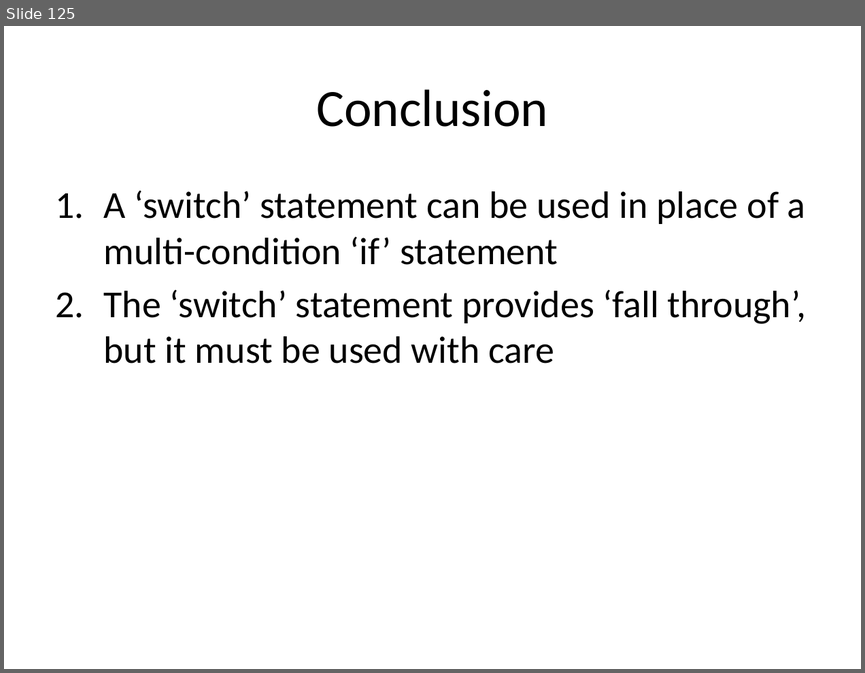
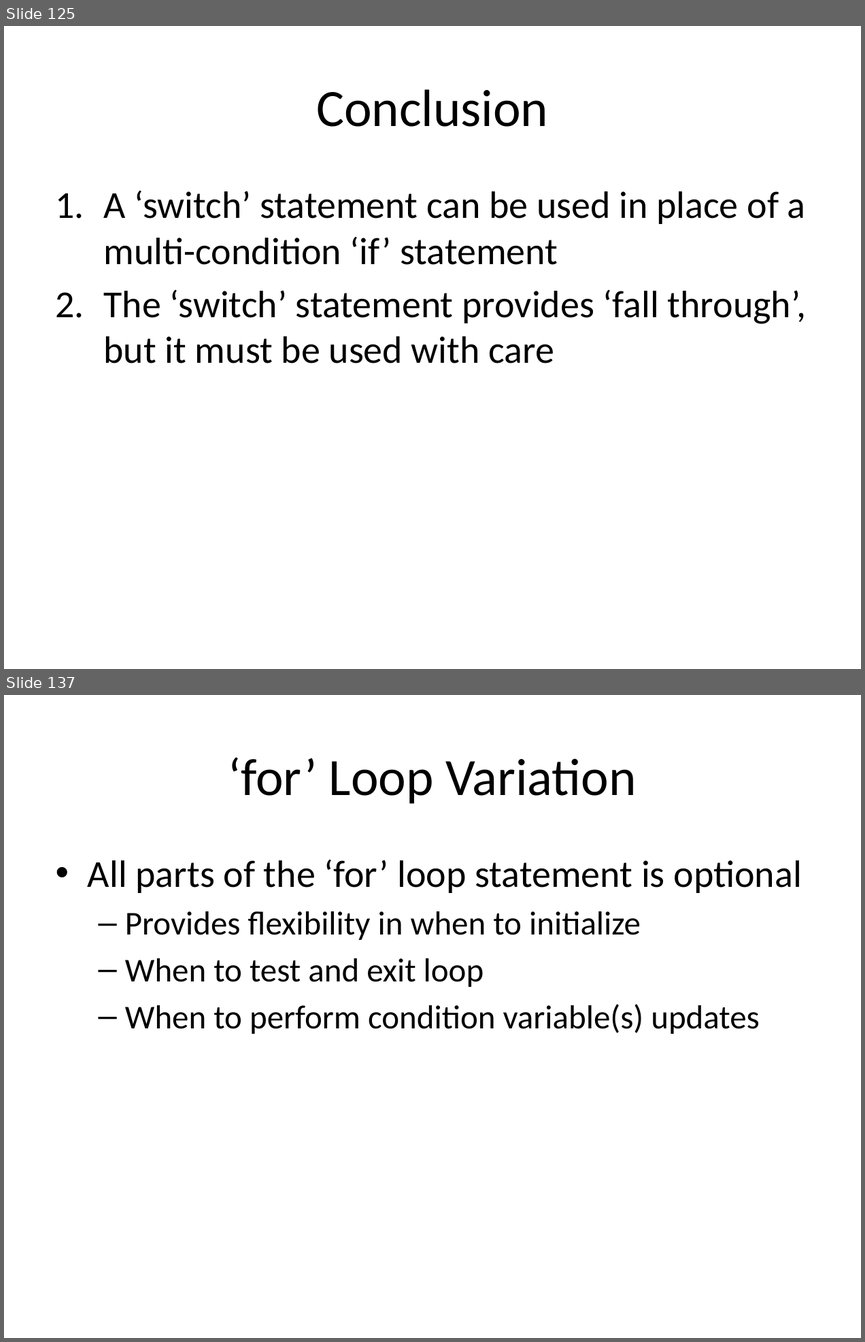
Before and after one commit to xiliax/web-programming-fundamentals, a slide deck: docs/learn-computer-programming.pptx. Shown one above the other, each under a label of ours: slide 125 before the commit, slides 125 and 137 after it; the slides between them are not shown. The pictures are 865x673 and 865x1342 pixels, drawn with LibreOffice and Linux fonts; fonts in the diff are those of the drawing. Boxes give left, top, right and bottom in pixels: in the first picture for what was removed or moved away, otherwise in the second. Text is boxed around its words. In the diff, an @@ line names an element or a change of style, - is before the commit and + after.

```diff
--- a/docs/learn-computer-programming.pptx
+++ b/docs/learn-computer-programming.pptx
@@ slide 137 added at [4, 695, 861, 1338], background #FFFFFF @@
@@ title added at [228, 757, 636, 804], 44 pt, text #000000 @@
+‘for’ Loop Variation
@@ text added at [88, 860, 802, 1034], 28 pt, text #000000 @@
+• All parts of the ‘for’ loop statement is optional
+  – Provides flexibility in when to initialize
+  – When to test and exit loop
+  – When to perform condition variable(s) updates
```
Also in this commit, not shown: 17 other slides added, 26 other files.
